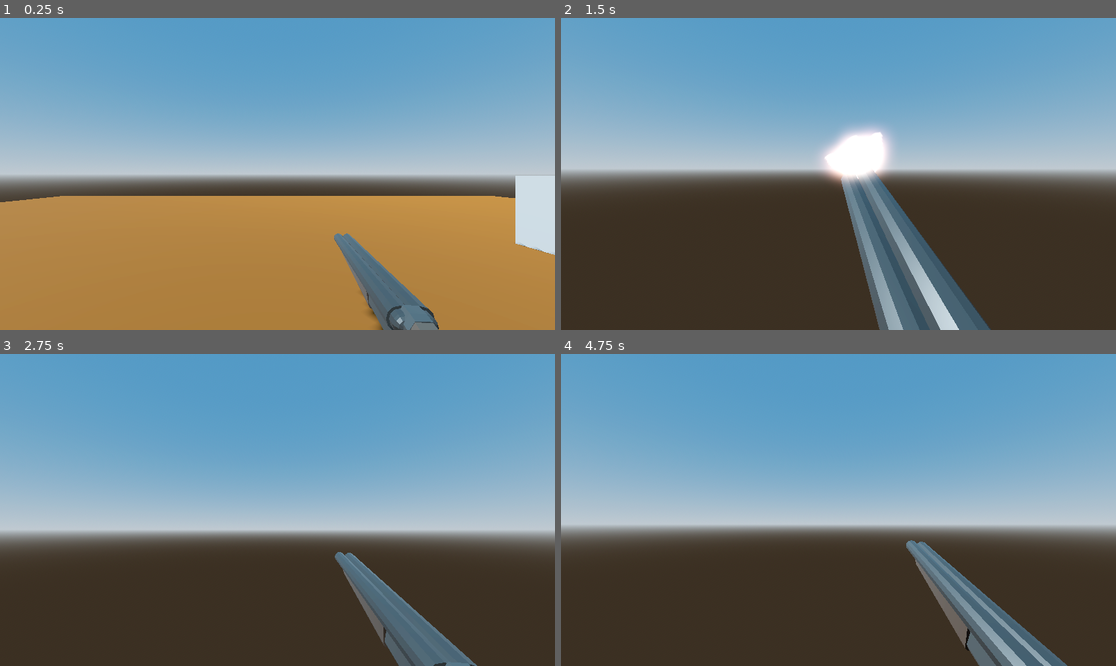
Above: before the commit, frames 1-4 (two rows, left to right).
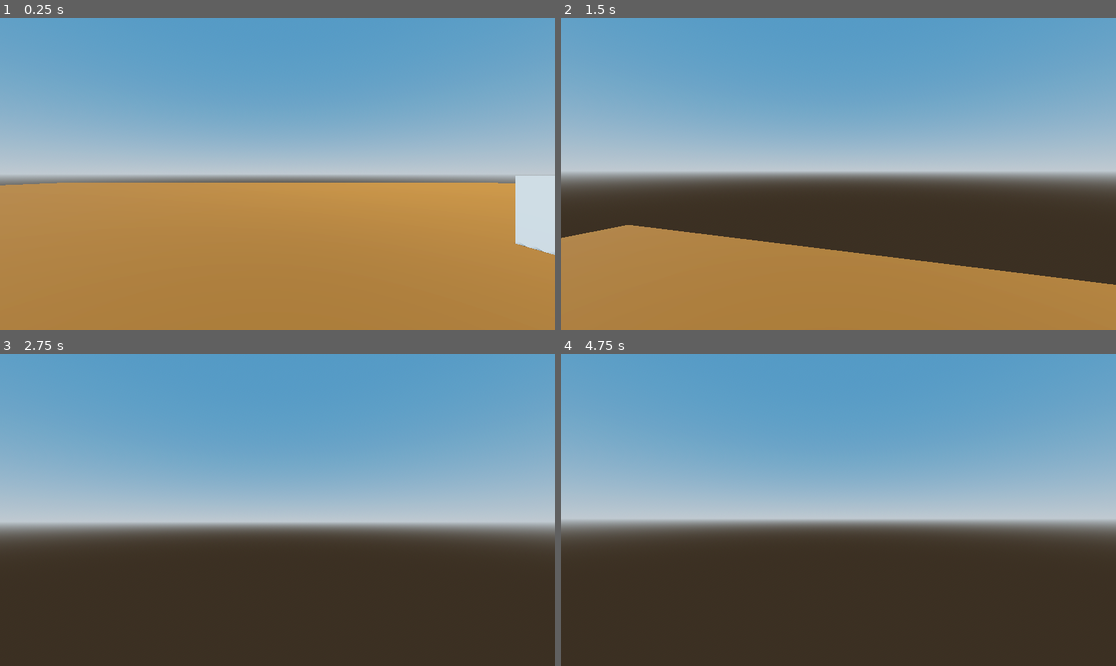
Above: after the commit, the same moments.

Repository: lhalf/it-2
Game: Godot game, scene res://game.tscn
The game is run twice, just before and just after one commit, with the same random seed, the same clock (stepped at 60 frames per second) and the same inputs.
Inputs (mouse positions are in pixels of both pictures, inside the frame that each line leads up to):
- Up to frame 1 (0.25 s): no input
- Up to frame 2 (1.5 s): tap Enter at 0.5 s; move the mouse to (866, 174) at 0.52 s; press the mouse at (866, 174) at 0.53 s; hold W (forward) from 0.53 s (still down); tap Space (jump) at 0.77, 1.07 s; right-click (866, 174) at 0.8 s; move the mouse to (810, 174) at 1.27 s; release the mouse at (810, 174) at 1.28 s; right-click (810, 174) at 1.35 s
- Up to frame 3 (2.75 s): keep holding W (forward); tap Space (jump) at 1.52, 1.55, 1.82 s; move the mouse to (288, 503) at 2.02 s; hold Space (jump) from 2.03 s (still down); click (288, 503) at 2.3 s
- Up to frame 4 (4.75 s): keep holding W (forward); move the mouse to (832, 516) at 2.77 s; release Space (jump) at 2.78 s; click (832, 516) at 2.85 s; tap Space (jump) at 3.02, 3.32, 3.77, 3.8, 4.07, 4.25, 4.52 s; right-click (832, 516) at 3.05 s; move the mouse to (877, 513) at 3.52 s; hold Right mouse button (shoot_right) 3.53-4.28 s; move the mouse to (794, 506) at 4.27 s; click (794, 506) at 4.35 s

The runs differ from the first frame. In frame 1, 6.4% of the frame differs, in the area x 0-98%, y 52-100%; in frame 2, 31%, in the area x 0-100%, y 34-100%; in frame 3, 9.5%; in frame 4, 9.0%.

Commit message:
add shotgun and boombox

Diff:
--- a/components/gun/gun_shoot.gd
+++ b/components/gun/gun_shoot.gd
@@ -1,14 +1,28 @@
 class_name GunShoot extends Node
 
-@export var animation_player: AnimationPlayer
+@export var shoot_animations: AnimationPlayer
+@export var eject_shell: GPUParticles3D
+@export var audio: AudioStreamPlayer3D
+@export var gun_reload: GunReload
 
-func _input(event: InputEvent) -> void:
-	if event is InputEventMouseButton:
-		if event.is_action_pressed("shoot_right"):
-			animation_player.play("shoot_right")
-		if event.is_action_pressed("shoot_left"):
-			animation_player.play("shoot_left")
+func shoot_right() -> void:
+	gun_reload.right_loaded = false
+	_play_shoot_audio()
+	_eject_shell()
+	shoot_animations.play("shoot_right")
+	gun_reload.reload_right()
 
-func _process(_delta: float) -> void:
-	if (Input.is_action_pressed("shoot_right") and Input.is_action_just_pressed("shoot_left")) or (Input.is_action_just_pressed("shoot_right") and Input.is_action_pressed("shoot_left")):
-		print("double")
+func shoot_left() -> void:
+	gun_reload.left_loaded = false
+	_play_shoot_audio()
+	_eject_shell()
+	shoot_animations.play("shoot_left")
+	gun_reload.reload_left()
+
+func _play_shoot_audio() -> void:
+	audio.seek(0.0)
+	audio.play()
+
+func _eject_shell() -> void:
+	eject_shell.restart()
+	eject_shell.emitting = true
--- a/components/gun/gun_shoot.tscn
+++ /dev/null
@@ -1,6 +0,0 @@
-[gd_scene load_steps=2 format=3 uid="uid://dwm1exnpcne01"]
-
-[ext_resource type="Script" path="res://components/gun/gun_shoot.gd" id="1_jjn5f"]
-
-[node name="GunShoot" type="Node"]
-script = ExtResource("1_jjn5f")
--- a/components/gun/gun_sway.tscn
+++ /dev/null
@@ -1,6 +0,0 @@
-[gd_scene load_steps=2 format=3 uid="uid://nw31im0p0exs"]
-
-[ext_resource type="Script" path="res://components/gun/gun_sway.gd" id="1_gnhhk"]
-
-[node name="GunSway" type="Node"]
-script = ExtResource("1_gnhhk")
--- a/components/movement/player_jump.tscn
+++ /dev/null
@@ -1,6 +0,0 @@
-[gd_scene load_steps=2 format=3 uid="uid://cknuqpvrg3bd7"]
-
-[ext_resource type="Script" path="res://components/movement/player_jump.gd" id="1_8kvtw"]
-
-[node name="PlayerJump" type="Node"]
-script = ExtResource("1_8kvtw")
--- a/components/movement/player_movement.tscn
+++ /dev/null
@@ -1,6 +0,0 @@
-[gd_scene load_steps=2 format=3 uid="uid://h40fjfsa6v8v"]
-
-[ext_resource type="Script" path="res://components/movement/player_movement.gd" id="1_i8lx8"]
-
-[node name="PlayerMovement" type="Node"]
-script = ExtResource("1_i8lx8")
--- a/components/rotation/ai_rotation.tscn
+++ /dev/null
@@ -1,6 +0,0 @@
-[gd_scene load_steps=2 format=3 uid="uid://d1ngw76r6hn8i"]
-
-[ext_resource type="Script" path="res://components/rotation/ai_rotation.gd" id="1_yjns3"]
-
-[node name="AIRotation" type="Node"]
-script = ExtResource("1_yjns3")
--- a/components/rotation/player_rotation.tscn
+++ /dev/null
@@ -1,6 +0,0 @@
-[gd_scene load_steps=2 format=3 uid="uid://c6ve7axpiwvso"]
-
-[ext_resource type="Script" path="res://components/rotation/player_rotation.gd" id="1_u04am"]
-
-[node name="PlayerRotation" type="Node"]
-script = ExtResource("1_u04am")
--- a/game.tscn
+++ b/game.tscn
@@ -1,9 +1,10 @@
-[gd_scene load_steps=5 format=3 uid="uid://b2kgiehp8xoq"]
+[gd_scene load_steps=6 format=3 uid="uid://b2kgiehp8xoq"]
 
 [ext_resource type="PackedScene" uid="uid://daojn5tylb4gf" path="res://map.tscn" id="1_3kdsp"]
 [ext_resource type="Script" path="res://game.gd" id="1_qqeuh"]
 [ext_resource type="PackedScene" uid="uid://5yqvopjeoaok" path="res://player/player.tscn" id="2_msy3s"]
 [ext_resource type="PackedScene" uid="uid://rgob7nwqjwv4" path="res://npc/npc.tscn" id="4_2oju1"]
+[ext_resource type="PackedScene" uid="uid://dbwt0mc6of4o0" path="res://boombox/boombox.tscn" id="5_lwuev"]
 
 [node name="Game" type="Node3D"]
 script = ExtResource("1_qqeuh")
@@ -14,3 +15,6 @@
 
 [node name="NPC" parent="." instance=ExtResource("4_2oju1")]
 transform = Transform3D(1, 0, 0, 0, 1, 0, 0, 0, 1, 4, 0, -3)
+
+[node name="BoomBox" parent="." instance=ExtResource("5_lwuev")]
+transform = Transform3D(1, 0, 0, 0, 1, 0, 0, 0, 1, -6.74235, 0, -7.05648)
--- a/gun/gun.tscn
+++ /dev/null
@@ -1,250 +0,0 @@
-[gd_scene load_steps=16 format=3 uid="uid://c8gllvyryckdn"]
-
-[ext_resource type="PackedScene" uid="uid://dwm1exnpcne01" path="res://components/gun/gun_shoot.tscn" id="1_8fqsh"]
-[ext_resource type="PackedScene" uid="uid://d2fy6mwyo0lcs" path="res://gun/assets/shotgun.glb" id="1_y2wi1"]
-[ext_resource type="Texture2D" uid="uid://k17s0p35qolf" path="res://gun/assets/muzzle_flash.png" id="3_8sdsx"]
-
-[sub_resource type="Animation" id="Animation_aipgx"]
-length = 0.001
-tracks/0/type = "value"
-tracks/0/imported = false
-tracks/0/enabled = true
-tracks/0/path = NodePath("Mesh:position")
-tracks/0/interp = 1
-tracks/0/loop_wrap = true
-tracks/0/keys = {
-"times": PackedFloat32Array(0),
-"transitions": PackedFloat32Array(1),
-"update": 0,
-"values": [Vector3(0, 0, 0)]
-}
-tracks/1/type = "value"
-tracks/1/imported = false
-tracks/1/enabled = true
-tracks/1/path = NodePath("Mesh:rotation")
-tracks/1/interp = 1
-tracks/1/loop_wrap = true
-tracks/1/keys = {
-"times": PackedFloat32Array(0),
-"transitions": PackedFloat32Array(1),
-"update": 0,
-"values": [Vector3(0, 1.51018, 0)]
-}
-tracks/2/type = "value"
-tracks/2/imported = false
-tracks/2/enabled = true
-tracks/2/path = NodePath("Mesh/LeftTip/MuzzleFlash:visible")
-tracks/2/interp = 1
-tracks/2/loop_wrap = true
-tracks/2/keys = {
-"times": PackedFloat32Array(0),
-"transitions": PackedFloat32Array(1),
-"update": 1,
-"values": [false]
-}
-tracks/3/type = "value"
-tracks/3/imported = false
-tracks/3/enabled = true
-tracks/3/path = NodePath("Mesh/RightTip/MuzzleFlash:visible")
-tracks/3/interp = 1
-tracks/3/loop_wrap = true
-tracks/3/keys = {
-"times": PackedFloat32Array(0),
-"transitions": PackedFloat32Array(1),
-"update": 1,
-"values": [false]
-}
-
-[sub_resource type="Animation" id="Animation_4aj3j"]
-resource_name = "shoot_double"
-
-[sub_resource type="Animation" id="Animation_okj8b"]
-resource_name = "shoot_left"
-length = 0.5
-tracks/0/type = "value"
-tracks/0/imported = false
-tracks/0/enabled = true
-tracks/0/path = NodePath("Mesh:position")
-tracks/0/interp = 1
-tracks/0/loop_wrap = true
-tracks/0/keys = {
-"times": PackedFloat32Array(0, 0.1, 0.5),
-"transitions": PackedFloat32Array(1, 1, 1),
-"update": 0,
-"values": [Vector3(0, 0, 0), Vector3(0.136, 0, 0.645), Vector3(0, 0, 0)]
-}
-tracks/1/type = "value"
-tracks/1/imported = false
-tracks/1/enabled = true
-tracks/1/path = NodePath("Mesh:rotation")
-tracks/1/interp = 1
-tracks/1/loop_wrap = true
-tracks/1/keys = {
-"times": PackedFloat32Array(0, 0.1, 0.5),
-"transitions": PackedFloat32Array(1, 1, 1),
-"update": 0,
-"values": [Vector3(0, 1.5708, 0), Vector3(0.364774, 1.62665, 0.651008), Vector3(0, 1.5708, 0)]
-}
-tracks/2/type = "value"
-tracks/2/imported = false
-tracks/2/enabled = true
-tracks/2/path = NodePath("Mesh/LeftTip/MuzzleFlash:visible")
-tracks/2/interp = 1
-tracks/2/loop_wrap = true
-tracks/2/keys = {
-"times": PackedFloat32Array(0, 0.3),
-"transitions": PackedFloat32Array(1, 1),
-"update": 1,
-"values": [true, false]
-}
-tracks/3/type = "value"
-tracks/3/imported = false
-tracks/3/enabled = true
-tracks/3/path = NodePath("Mesh/RightTip/MuzzleFlash:visible")
-tracks/3/interp = 1
-tracks/3/loop_wrap = true
-tracks/3/keys = {
-"times": PackedFloat32Array(0),
-"transitions": PackedFloat32Array(1),
-"update": 1,
-"values": [false]
-}
-
-[sub_resource type="Animation" id="Animation_gqqh0"]
-resource_name = "shoot_right"
-length = 0.5
-tracks/0/type = "value"
-tracks/0/imported = false
-tracks/0/enabled = true
-tracks/0/path = NodePath("Mesh:position")
-tracks/0/interp = 1
-tracks/0/loop_wrap = true
-tracks/0/keys = {
-"times": PackedFloat32Array(0, 0.1, 0.5),
-"transitions": PackedFloat32Array(1, 1, 1),
-"update": 0,
-"values": [Vector3(0, 0, 0), Vector3(-0.154, 0, 0.645), Vector3(0, 0, 0)]
-}
-tracks/1/type = "value"
-tracks/1/imported = false
-tracks/1/enabled = true
-tracks/1/path = NodePath("Mesh:rotation")
-tracks/1/interp = 1
-tracks/1/loop_wrap = true
-tracks/1/keys = {
-"times": PackedFloat32Array(0, 0.1, 0.5),
-"transitions": PackedFloat32Array(1, 1, 1),
-"update": 0,
-"values": [Vector3(0, 1.5708, 0), Vector3(-0.460767, 1.48702, 0.493928), Vector3(0, 1.5708, 0)]
-}
-tracks/2/type = "value"
-tracks/2/imported = false
-tracks/2/enabled = true
-tracks/2/path = NodePath("Mesh/RightTip/MuzzleFlash:visible")
-tracks/2/interp = 1
-tracks/2/loop_wrap = true
-tracks/2/keys = {
-"times": PackedFloat32Array(0, 0.3),
-"transitions": PackedFloat32Array(1, 1),
-"update": 1,
-"values": [true, false]
-}
-tracks/3/type = "value"
-tracks/3/imported = false
-tracks/3/enabled = true
-tracks/3/path = NodePath("Mesh/LeftTip/MuzzleFlash:visible")
-tracks/3/interp = 1
-tracks/3/loop_wrap = true
-tracks/3/keys = {
-"times": PackedFloat32Array(0),
-"transitions": PackedFloat32Array(1),
-"update": 1,
-"values": [false]
-}
-
-[sub_resource type="AnimationLibrary" id="AnimationLibrary_mw3e6"]
-_data = {
-"RESET": SubResource("Animation_aipgx"),
-"shoot_double": SubResource("Animation_4aj3j"),
-"shoot_left": SubResource("Animation_okj8b"),
-"shoot_right": SubResource("Animation_gqqh0")
-}
-
-[sub_resource type="Curve" id="Curve_smc5a"]
-max_value = 5.0
-_data = [Vector2(0, 0.578948), 0.0, 0.0, 0, 0, Vector2(1, 1.73684), 0.0, 0.0, 0, 0]
-point_count = 2
-
-[sub_resource type="CurveTexture" id="CurveTexture_nj7qq"]
-curve = SubResource("Curve_smc5a")
-
-[sub_resource type="ParticleProcessMaterial" id="ParticleProcessMaterial_6dk0y"]
-direction = Vector3(0, 0, -1)
-spread = 90.0
-gravity = Vector3(0, 0, 0)
-initial_velocity_min = 2.0
-initial_velocity_max = 2.0
-scale_curve = SubResource("CurveTexture_nj7qq")
-
-[sub_resource type="StandardMaterial3D" id="StandardMaterial3D_5qluu"]
-albedo_color = Color(0.101961, 0.101961, 0.101961, 1)
-emission_enabled = true
-emission = Color(1, 0.772549, 0.72549, 1)
-emission_energy_multiplier = 10.0
-
-[sub_resource type="TextMesh" id="TextMesh_q8kpu"]
-material = SubResource("StandardMaterial3D_5qluu")
-text = "BOOM"
-font_size = 6
-
-[sub_resource type="StandardMaterial3D" id="StandardMaterial3D_5r1ie"]
-transparency = 1
-albedo_texture = ExtResource("3_8sdsx")
-emission_enabled = true
-emission_energy_multiplier = 10.0
-emission_texture = ExtResource("3_8sdsx")
-
-[sub_resource type="PlaneMesh" id="PlaneMesh_8qs1e"]
-material = SubResource("StandardMaterial3D_5r1ie")
-size = Vector2(1.5, 1.5)
-
-[node name="Gun" type="Node3D"]
-
-[node name="AnimationPlayer" type="AnimationPlayer" parent="."]
-libraries = {
-"": SubResource("AnimationLibrary_mw3e6")
-}
-
-[node name="GunShoot" parent="." node_paths=PackedStringArray("animation_player") instance=ExtResource("1_8fqsh")]
-animation_player = NodePath("../AnimationPlayer")
-
-[node name="Mesh" parent="." instance=ExtResource("1_y2wi1")]
-transform = Transform3D(0.0242317, 0, 0.399265, 0, 0.4, 0, -0.399265, 0, 0.0242317, 0, 0, 0)
-
-[node name="MuzzleSmoke" type="GPUParticles3D" parent="Mesh"]
-transform = Transform3D(-3.20667e-08, -5.96046e-08, -1, 1.86265e-09, 1, -8.1419e-17, 1, 3.72529e-09, -6.93196e-08, 3.28864, 0.408269, 0.00202033)
-visible = false
-emitting = false
-amount = 10
-lifetime = 0.45
-explosiveness = 1.0
-process_material = SubResource("ParticleProcessMaterial_6dk0y")
-draw_pass_1 = SubResource("TextMesh_q8kpu")
-
-[node name="LeftTip" type="Marker3D" parent="Mesh"]
-transform = Transform3D(1, -5.96046e-08, 1.11759e-08, 0, 1, 1.86265e-09, 2.60777e-08, 3.72529e-09, 1, 3.28864, 0.408269, -0.0887185)
-
-[node name="MuzzleFlash" type="MeshInstance3D" parent="Mesh/LeftTip"]
-transform = Transform3D(0.999977, -1.78407e-10, 0.0068417, -1.48273e-18, 1, 2.60765e-08, -0.0068417, -2.60758e-08, 0.999977, 0.524164, 0, -0.0864087)
-visible = false
-mesh = SubResource("PlaneMesh_8qs1e")
-skeleton = NodePath("../..")
-
-[node name="RightTip" type="Marker3D" parent="Mesh"]
-transform = Transform3D(0.999515, 0, -0.0311141, 0, 1, 0, 0.0311141, 0, 0.999515, 3.29171, 0.408, 0.0768783)
-
-[node name="MuzzleFlash" type="MeshInstance3D" parent="Mesh/RightTip"]
-transform = Transform3D(0.995466, 5.9708e-08, -0.095116, -9.98207e-11, 1, -1.85997e-09, 0.0951159, -1.24063e-09, 0.995466, 0.54673, 0.0140758, -0.0121946)
-visible = false
-mesh = SubResource("PlaneMesh_8qs1e")
-skeleton = NodePath("../../..")
--- a/map.tscn
+++ b/map.tscn
@@ -14,14 +14,17 @@
 tonemap_mode = 2
 glow_enabled = true
 
+[sub_resource type="PhysicsMaterial" id="PhysicsMaterial_18xn4"]
+
 [sub_resource type="StandardMaterial3D" id="StandardMaterial3D_nndei"]
 albedo_color = Color(0.435294, 0.235294, 0, 1)
 
 [sub_resource type="PlaneMesh" id="PlaneMesh_vgyc0"]
 material = SubResource("StandardMaterial3D_nndei")
-size = Vector2(20, 20)
+size = Vector2(50, 50)
 
-[sub_resource type="WorldBoundaryShape3D" id="WorldBoundaryShape3D_ouwfc"]
+[sub_resource type="BoxShape3D" id="BoxShape3D_dos0b"]
+size = Vector3(50, 1, 50)
 
 [node name="Map" type="Node3D"]
 
@@ -33,9 +36,11 @@
 shadow_enabled = true
 
 [node name="Floor" type="StaticBody3D" parent="."]
+physics_material_override = SubResource("PhysicsMaterial_18xn4")
 
 [node name="Mesh" type="MeshInstance3D" parent="Floor"]
 mesh = SubResource("PlaneMesh_vgyc0")
 
 [node name="CS" type="CollisionShape3D" parent="Floor"]
-shape = SubResource("WorldBoundaryShape3D_ouwfc")
+transform = Transform3D(1, 0, 0, 0, 1, 0, 0, 0, 1, 0, -0.5, 0)
+shape = SubResource("BoxShape3D_dos0b")
--- a/player/player.tscn
+++ b/player/player.tscn
@@ -1,13 +1,14 @@
-[gd_scene load_steps=11 format=3 uid="uid://5yqvopjeoaok"]
+[gd_scene load_steps=12 format=3 uid="uid://5yqvopjeoaok"]
 
+[ext_resource type="Script" path="res://components/rotation/player_rotation.gd" id="1_xm5o2"]
 [ext_resource type="Resource" uid="uid://dadwqrf7uiqnn" path="res://player/rotation_values.tres" id="2_cdcy0"]
 [ext_resource type="Resource" uid="uid://cj8hvhcb3bh4k" path="res://player/movement_values.tres" id="2_t02tq"]
-[ext_resource type="PackedScene" uid="uid://h40fjfsa6v8v" path="res://components/movement/player_movement.tscn" id="2_w0owt"]
-[ext_resource type="PackedScene" uid="uid://c6ve7axpiwvso" path="res://components/rotation/player_rotation.tscn" id="3_kdg6d"]
+[ext_resource type="Script" path="res://components/movement/player_movement.gd" id="3_iwsk8"]
+[ext_resource type="Script" path="res://components/movement/player_jump.gd" id="5_kmqyg"]
 [ext_resource type="Resource" uid="uid://bq42c11rdkebe" path="res://player/gun_sway_values.tres" id="6_kr8os"]
-[ext_resource type="PackedScene" uid="uid://nw31im0p0exs" path="res://components/gun/gun_sway.tscn" id="6_qat78"]
-[ext_resource type="PackedScene" uid="uid://cknuqpvrg3bd7" path="res://components/movement/player_jump.tscn" id="7_by862"]
-[ext_resource type="PackedScene" uid="uid://c8gllvyryckdn" path="res://gun/gun.tscn" id="8_cv035"]
+[ext_resource type="Script" path="res://components/gun/player_shoot.gd" id="7_a2dic"]
+[ext_resource type="Script" path="res://components/gun/gun_sway.gd" id="8_1i3fb"]
+[ext_resource type="PackedScene" uid="uid://djpt8mgu6k3ra" path="res://gun/shotgun.tscn" id="8_cv035"]
 
 [sub_resource type="BoxMesh" id="BoxMesh_ujarl"]
 
@@ -15,23 +16,19 @@
 
 [node name="Player" type="CharacterBody3D"]
 
-[node name="PlayerMovement" parent="." node_paths=PackedStringArray("player") instance=ExtResource("2_w0owt")]
-player = NodePath("..")
-movement_values = ExtResource("2_t02tq")
-
-[node name="PlayerRotation" parent="." node_paths=PackedStringArray("player", "head") instance=ExtResource("3_kdg6d")]
+[node name="PlayerRotation" type="Node" parent="." node_paths=PackedStringArray("player", "head")]
+script = ExtResource("1_xm5o2")
 player = NodePath("..")
 head = NodePath("../Head")
 rotation_values = ExtResource("2_cdcy0")
 
-[node name="GunSway" parent="." node_paths=PackedStringArray("player", "head", "hand", "hand_location") instance=ExtResource("6_qat78")]
+[node name="PlayerMovement" type="Node" parent="." node_paths=PackedStringArray("player")]
+script = ExtResource("3_iwsk8")
 player = NodePath("..")
-head = NodePath("../Head")
-hand = NodePath("../Head/Hand")
-hand_location = NodePath("../Head/HandLocation")
-gun_sway_values = ExtResource("6_kr8os")
+movement_values = ExtResource("2_t02tq")
 
-[node name="PlayerJump" parent="." node_paths=PackedStringArray("player") instance=ExtResource("7_by862")]
+[node name="PlayerJump" type="Node" parent="." node_paths=PackedStringArray("player")]
+script = ExtResource("5_kmqyg")
 player = NodePath("..")
 movement_values = ExtResource("2_t02tq")
 
@@ -49,10 +46,27 @@
 [node name="Camera3D" type="Camera3D" parent="Head"]
 transform = Transform3D(1, 0, 0, 0, 1, 0, 0, 0, 1, 0, 0, -0.0179802)
 
+[node name="RayCast3D" type="RayCast3D" parent="Head/Camera3D"]
+transform = Transform3D(-1, 0, -8.74228e-08, 0, 1, 0, 8.74228e-08, 0, -1, 0, 0, 0)
+target_position = Vector3(0, 0, 100)
+
 [node name="HandLocation" type="Marker3D" parent="Head"]
 transform = Transform3D(1, 0, 0, 0, 1, 0, 0, 0, 1, 0.45, -0.68, -0.36)
 
 [node name="Hand" type="Node3D" parent="Head"]
 transform = Transform3D(1, 0, 0, 0, 1, 0, 0, 0, 1, 0.45, -0.68, -0.36)
 
-[node name="Gun" parent="Head/Hand" instance=ExtResource("8_cv035")]
+[node name="Shotgun" parent="Head/Hand" instance=ExtResource("8_cv035")]
+
+[node name="PlayerShoot" type="Node" parent="Head/Hand" node_paths=PackedStringArray("camera_ray", "gun")]
+script = ExtResource("7_a2dic")
+camera_ray = NodePath("../../Camera3D/RayCast3D")
+gun = NodePath("../Shotgun")
+
+[node name="GunSway" type="Node" parent="Head/Hand" node_paths=PackedStringArray("player", "head", "hand", "hand_location")]
+script = ExtResource("8_1i3fb")
+player = NodePath("../../..")
+head = NodePath("../..")
+hand = NodePath("..")
+hand_location = NodePath("../../HandLocation")
+gun_sway_values = ExtResource("6_kr8os")
--- a/player/rotation_values.tres
+++ b/player/rotation_values.tres
@@ -4,5 +4,5 @@
 
 [resource]
 script = ExtResource("1_egyep")
-sensitivity = 0.5
+sensitivity = 0.3
 clamp_angle_degrees = 55
--- a/project.godot
+++ b/project.godot
@@ -14,6 +14,11 @@
 run/main_scene="res://game.tscn"
 config/features=PackedStringArray("4.1", "Forward Plus")
 config/icon="res://icon.svg"
+
+[display]
+
+window/size/mode=2
+window/vsync/vsync_mode=2
 
 [filesystem]
 
@@ -61,3 +66,7 @@
 "events": [Object(InputEventMouseButton,"resource_local_to_scene":false,"resource_name":"","device":-1,"window_id":0,"a …(258 unchanged characters)…
 ]
 }
+
+[physics]
+
+3d/physics_engine="JoltPhysics3D"
Not shown: 1 places in map.tscn that only renumber resources
